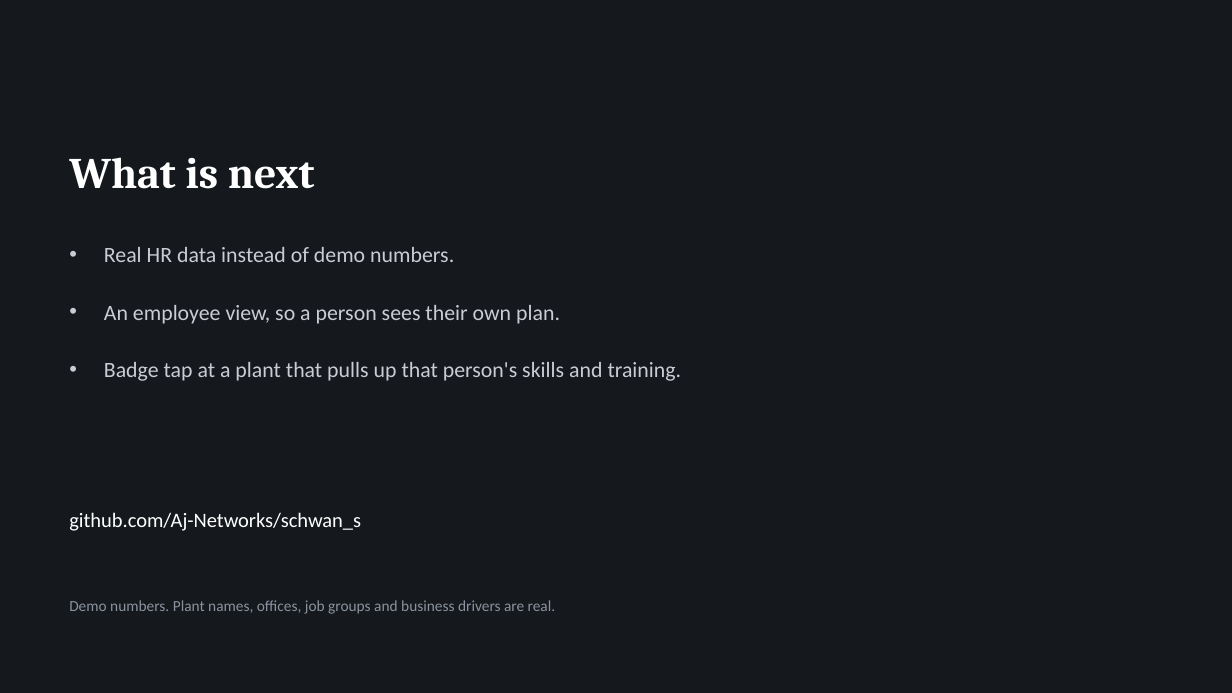
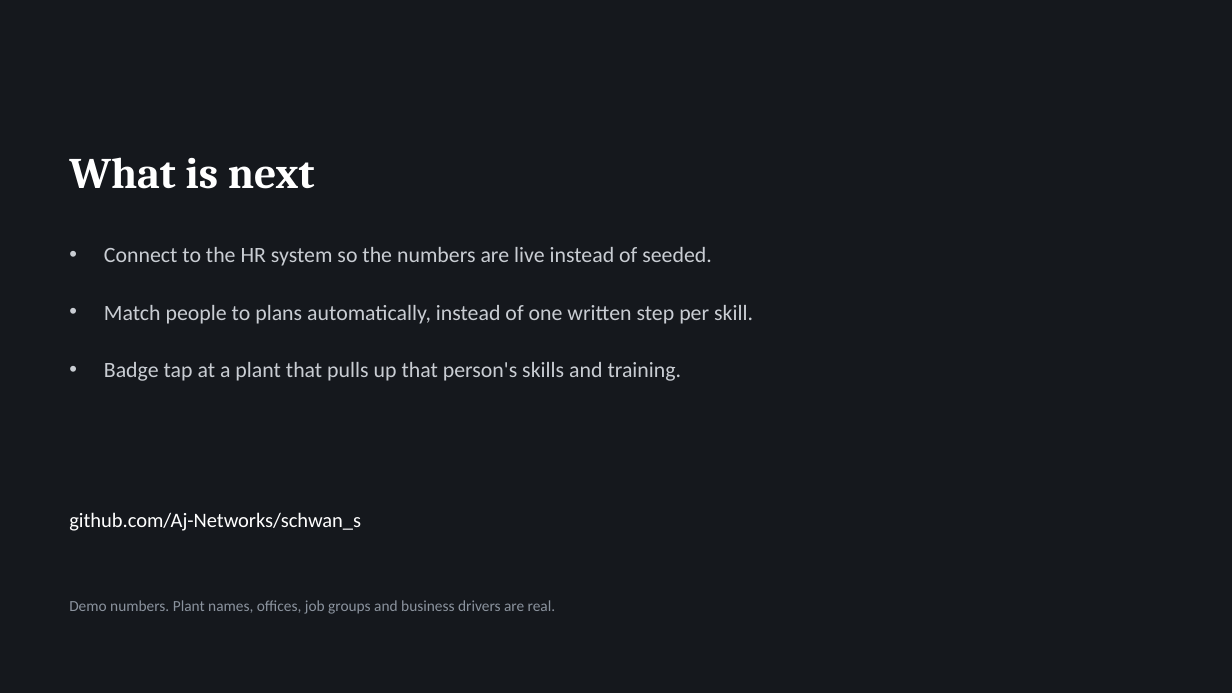
Before and after one commit to Aj-Networks/schwan_s, a slide deck: slide 9 of exports/Schwans_Pitch_Deck.pptx. Drawn at 1232x693 pixels with LibreOffice and Linux fonts; fonts in the diff are those of the drawing. Boxes give left, top, right and bottom in pixels: in the first picture for what was removed or moved away, otherwise in the second. Text is boxed around its words. In the diff, an @@ line names an element or a change of style, - is before the commit and + after.

Commit message:
rebuild deck and brief around the sourced numbers

```diff
--- a/exports/Schwans_Pitch_Deck.pptx
+++ b/exports/Schwans_Pitch_Deck.pptx
@@ text at [104, 247, 712, 266]: text changed @@
-• Real HR data instead of demo numbers.
+• Connect to the HR system so the numbers are live instead of seeded.
@@ text at [104, 305, 753, 324]: text changed @@
-• An employee view, so a person sees their own plan.
+• Match people to plans automatically, instead of one written step per skill.
```
Also in this commit, not shown: 2 other slides changed, 1 other file.
